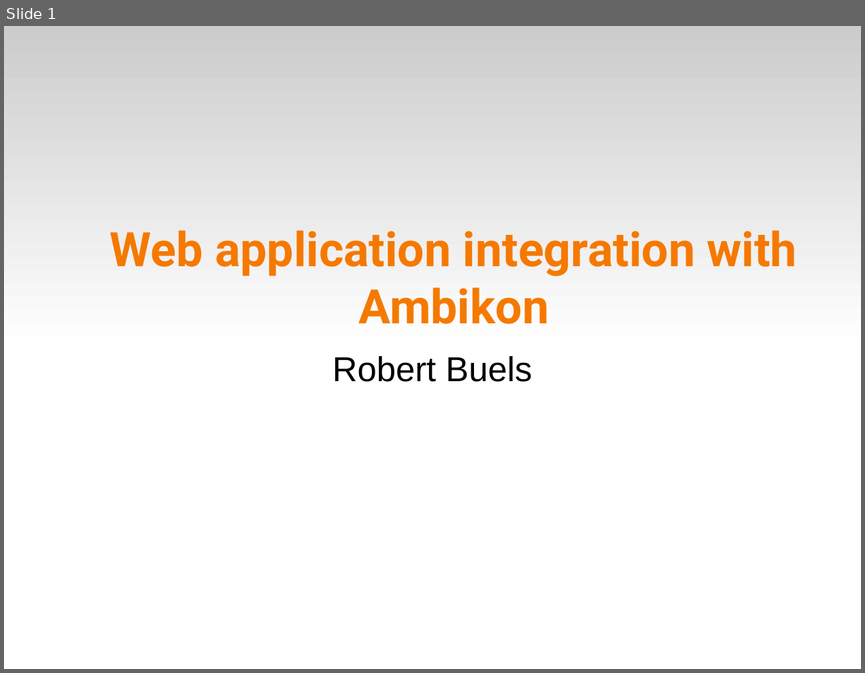
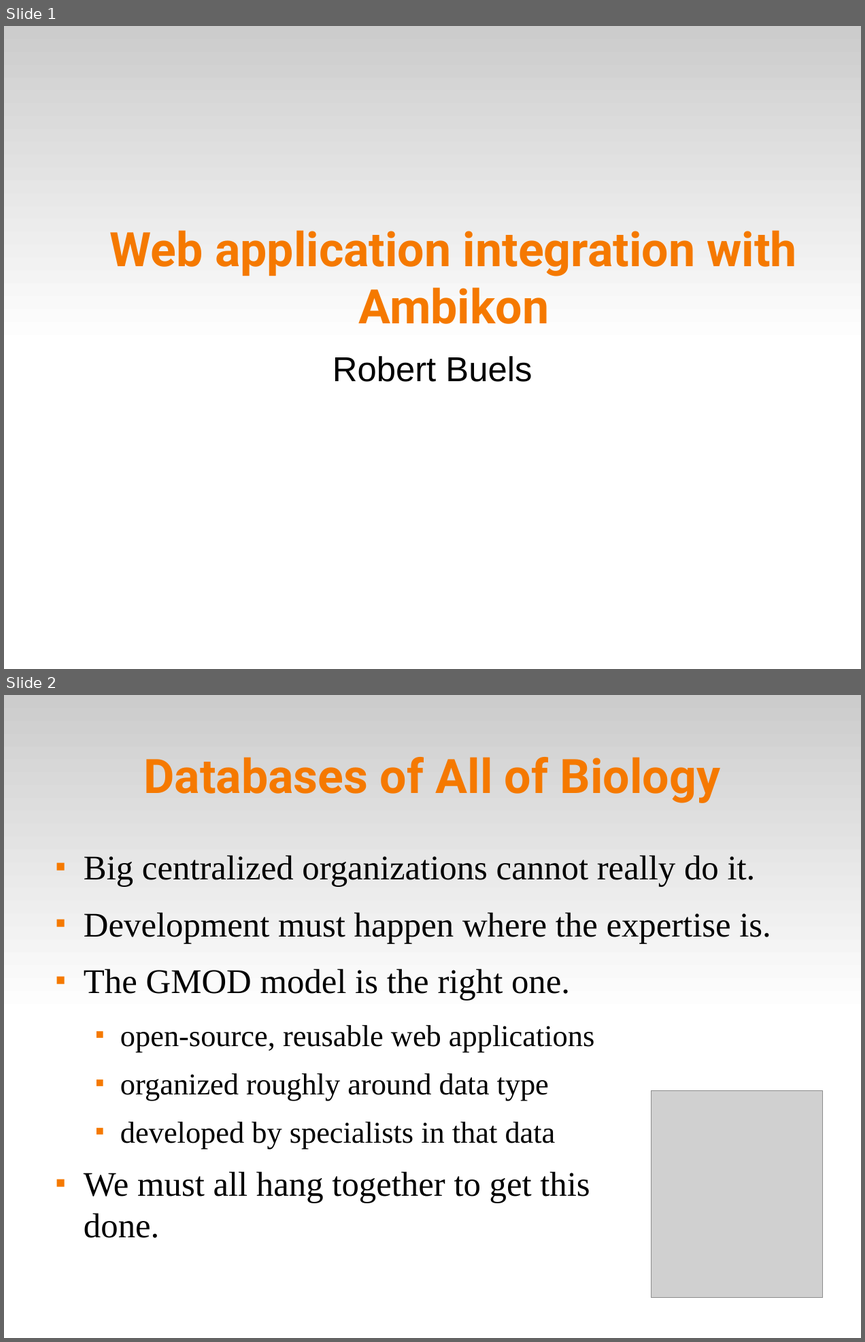
Before and after one commit to solgenomics/Ambikon, a slide deck: doc/presentations/ambikon_intro.odp. Shown one above the other, each under a label of ours: slide 1 before the commit, slides 1 and 2 after it. The pictures are 865x673 and 865x1342 pixels, drawn with LibreOffice and Linux fonts; fonts in the diff are those of the drawing; grey boxes stand for pictures. Boxes give left, top, right and bottom in pixels: in the first picture for what was removed or moved away, otherwise in the second. Text is boxed around its words. In the diff, an @@ line names an element or a change of style, - is before the commit and + after.

```diff
--- a/doc/presentations/ambikon_intro.odp
+++ b/doc/presentations/ambikon_intro.odp
@@ slide 2 added at (4, 695, 861, 1338), background #FFFFFF; not listed: 1 template element that a slide beside it also shows @@
@@ title added at (143, 757, 720, 803), 44 pt, text #F57900, bold @@
+Databases of All of Biology
@@ text added at (84, 855, 771, 1238), 32 pt, text #000000 @@
+■ Big centralized organizations cannot really do it.
+■ Development must happen where the expertise is.
+■ The GMOD model is the right one.
+  ■ open-source, reusable web applications
+  ■ organized roughly around data type
+  ■ developed by specialists in that data
+■ We must all hang together to get this
+  done.
@@ picture added at (651, 1091, 823, 1297) @@
```
Also in this commit, not shown: 1 slide changed, 27 other slides added, 4 slides removed, 2 other files.
